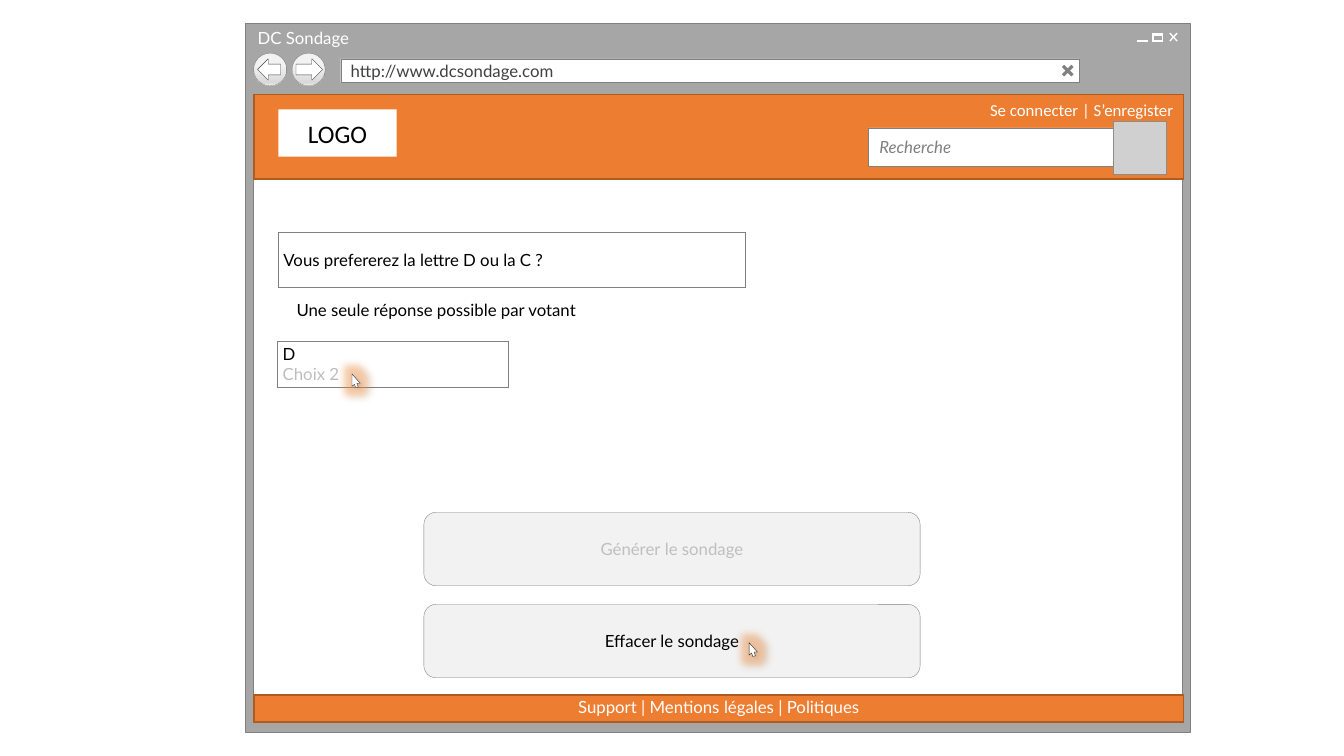
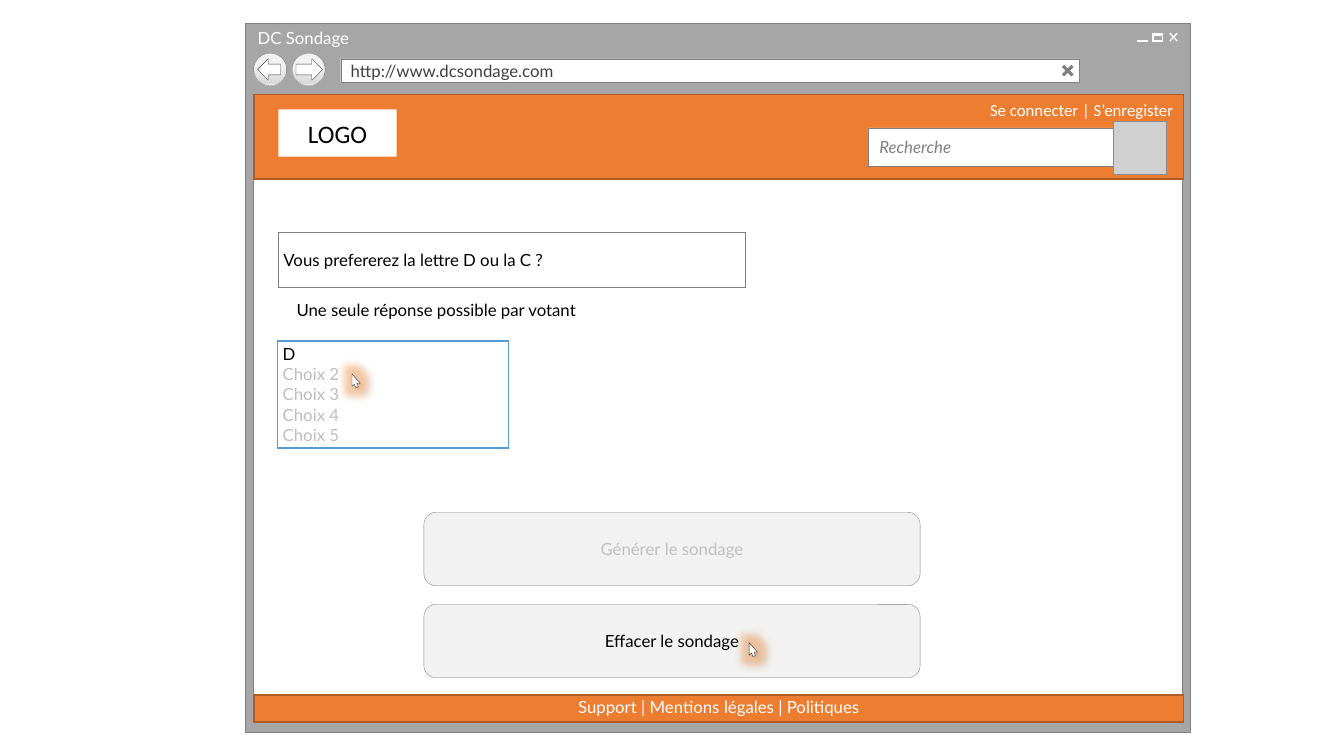
Before and after one commit to cedricbannelier/Projet1, a slide deck: slide 5 of maquetteWeb/maquetteProposition.pptx. Drawn at 1344x756 pixels with LibreOffice and Linux fonts; fonts in the diff are those of the drawing; grey boxes stand for pictures; background and template pictures are left out. Boxes give left, top, right and bottom in pixels: in the first picture for what was removed or moved away, otherwise in the second. Text is boxed around its words. In the diff, an @@ line names an element or a change of style, - is before the commit and + after.

```diff
--- a/maquetteWeb/maquetteProposition.pptx
+++ b/maquetteWeb/maquetteProposition.pptx
@@ rectangle "D": place and size @@
-rectangle "D" at [277,341,508,387]
+rectangle "D" at [277,341,508,448]
@@ rectangle "D" at [277,341,508,448]: outline #808080 0.25 pt to #5B9BD5 1 pt @@
@@ text in rectangle at [283,388,339,441]: paragraphs added @@
+Choix 3
+Choix 4
+Choix 5
```
Also in this commit, not shown: 9 other slides changed, 1 other file.
